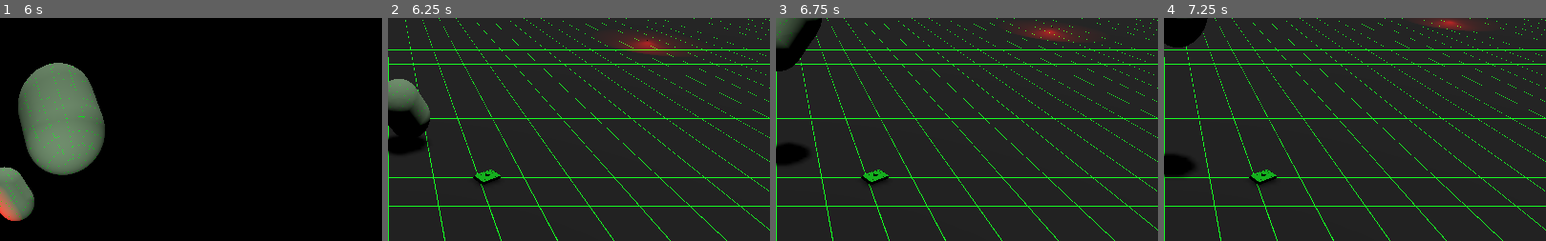
Above: before the commit, frames 1-4 (left to right).
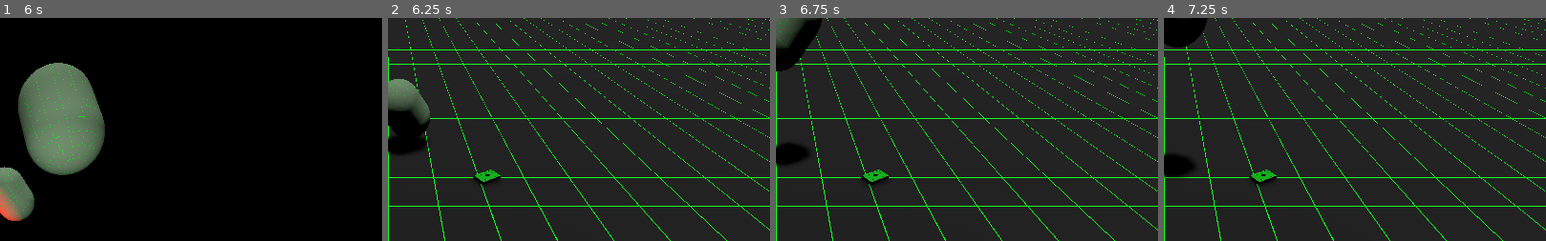
Above: after the commit, the same moments.

Repository: Kromey/spectre
Game: Godot game, scene res://Main.tscn
The game is run twice, just before and just after one commit, with the same random seed, the same clock (stepped at 60 frames per second) and the same inputs.
Inputs:
- Up to frame 1 (6 s): hold D (movement_right) 0.53-1.28 s; hold Space (action_shoot) 0.53-1.28 s; hold S (movement_backward) 1.28-2.03 s; tap Space (action_shoot) every 1.5 s from 1.35 to 5.85 s; hold D (movement_right) 2.03-2.78 s; hold Space (action_shoot) 2.03-2.78 s; hold W (movement_forward) 2.78-3.53 s; hold Space (action_shoot) 3.53-4.28 s; hold A (movement_left) 3.53-5.03 s; hold S (movement_backward) 5.03-5.78 s; hold Space (action_shoot) 5.03-5.78 s; hold D (movement_right) from 5.78 s (still down)
- Up to frame 2 (6.25 s): keep holding D (movement_right)
- Up to frame 3 (6.75 s): release D (movement_right) at 6.53 s; hold W (movement_forward) from 6.53 s (still down); hold Space (action_shoot) from 6.53 s (still down)
- Up to frame 4 (7.25 s): keep holding W (movement_forward); keep holding Space (action_shoot)
The pictures show only the part of the screen within x 50-100%, y 0-50%; the shares and areas given below are measured in that part.

Frame 1 is identical in both runs. In frame 2, 1.2% of the frame differs, in the area x 59-77%, y 7-18%; in frame 3, 0.9%; in frame 4, 0.6%.
Error in both runs: Invalid operands 'Nil' and 'int' in operator '>'. (res://tanks/PlayerTank.gd:82)

Commit message:
Set AITank Max Speed in AITank scene

Diff:
--- a/Main.tscn
+++ b/Main.tscn
@@ -52,14 +52,11 @@
 
 [node name="AITank" parent="." instance=ExtResource( 2 )]
 transform = Transform( -0.664252, 0, 0.747508, 0, 1, 0, -0.747508, 0, -0.664252, 1.13256, 10.6767, 1.86926 )
-MAX_SPEED = 5.0
-GUN_RECOIL = null
 
 [node name="PlayerTank" parent="." groups=[
 "player",
 ] instance=ExtResource( 4 )]
 transform = Transform( 1, 0, 0, 0, 1, 0, 0, 0, 1, 0, 5.28594, 4.25671 )
-GUN_RANGE = 50.0
 
 [node name="Camera" type="Camera" parent="."]
 transform = Transform( 1, 0, 0, 0, 0.707107, 0.707107, 0, -0.707107, 0.707107, 0, 8, 12 )
--- a/tanks/AITank.tscn
+++ b/tanks/AITank.tscn
@@ -5,3 +5,4 @@
 
 [node name="AITank" instance=ExtResource( 1 )]
 script = ExtResource( 2 )
+MAX_SPEED = 5.0
